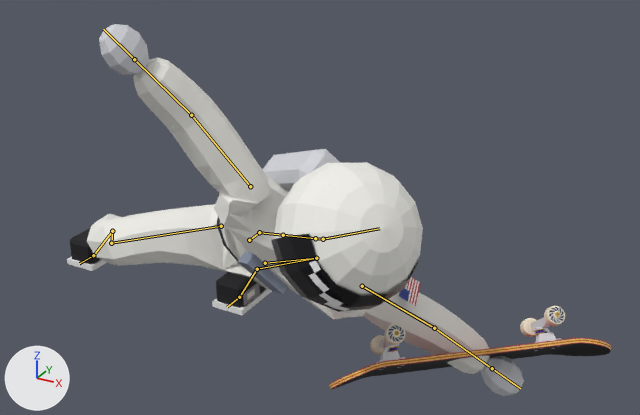
What one commit did to the Blender file art/lou-gnar.blend.
Both versions are drawn from a 50 mm camera at (1.84, -2.46, 1.86) aimed at (0.59, -0.19, 0.72). The lights are fixed; the arrows at lower left show +X, +Y and +Z. The picture after the commit comes second. Both versions are drawn at frame 5 of the action 'slam'; the numbers are the values there. The bones that bend it are drawn over the model as lines.

Objects in the first picture: 'Board', 'LouGnar'.
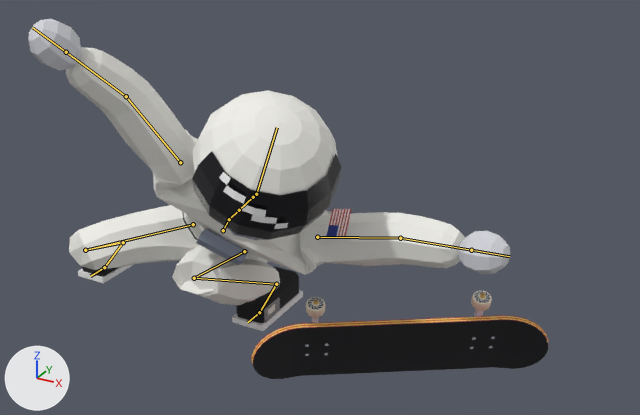
Changed parts and their boxes [x1, y1, x2, y2] in the pictures (640 x 415 px):
'LouGnar', posed (16% shorter)
    before: [67, 24, 524, 396]
    after: [28, 19, 510, 331]
'Board', posed (7% taller)
    before: [329, 306, 611, 389]
    after: [251, 290, 548, 379]
bone 'Hips', root to tip
    before: (249, 240) to (259, 232)
    after: (223, 230) to (229, 219)
bone 'Spine', root to tip
    before: (259, 232) to (283, 235)
    after: (229, 219) to (239, 210)
bone 'Head', root to tip
    before: (323, 239) to (379, 228)
    after: (256, 194) to (277, 127)
bone 'LeftArm', root to tip
    before: (362, 286) to (434, 328)
    after: (317, 237) to (400, 238)
bone 'LeftForeArm', root to tip
    before: (434, 328) to (492, 368)
    after: (400, 238) to (471, 250)
bone 'RightArm', root to tip
    before: (250, 186) to (191, 115)
    after: (180, 162) to (126, 96)
bone 'RightForeArm', root to tip
    before: (191, 115) to (134, 59)
    after: (126, 96) to (66, 52)
bone 'LeftUpLeg', root to tip
    before: (265, 263) to (316, 258)
    after: (244, 251) to (194, 278)
bone 'LeftLeg', root to tip
    before: (316, 258) to (257, 269)
    after: (194, 278) to (276, 284)
bone 'LeftFoot', root to tip
    before: (257, 269) to (239, 297)
    after: (276, 284) to (259, 312)
bone 'RightUpLeg', root to tip
    before: (221, 226) to (111, 243)
    after: (193, 224) to (85, 250)
bone 'RightLeg', root to tip
    before: (111, 243) to (112, 231)
    after: (85, 250) to (123, 242)
bone 'RightFoot', root to tip
    before: (112, 231) to (93, 255)
    after: (123, 242) to (104, 267)

What the commit changed:
Bone 'Hips' (bone_hips) moves from (0.187, -0.466, 0.0) to (0.069, -0.456, 0.0).
Bone 'Hips' (bone_hips) turns from (0, 20, -48) to (0, 20, -30) degrees about its own x, y and z.
Bone 'Spine' (bone_spine) turns from (37, 1, -2) to (41, 1, -2) degrees about its own x, y and z.
Bone 'Head' (bone_head) turns from (-7, 29, 0) to (-21, 29, 0) degrees about its own x, y and z.
Bone 'LeftArm' (bone_leftarm) turns from (13, -46, -108) to (17, -16, -138) degrees about its own x, y and z.
Bone 'LeftForeArm' (bone_leftforearm) turns from (-8, 0, 0) to (-10, 0, 0) degrees about its own x, y and z.
Bone 'RightArm' (bone_rightarm) turns from (9, 42, 104) to (12, 15, 129) degrees about its own x, y and z.
Bone 'RightForeArm' (bone_rightforearm) turns from (-11, 0, 0) to (-15, 0, 0) degrees about its own x, y and z.
Bone 'LeftUpLeg' (bone_leftupleg) turns from (-51, -52, -133) to (-113, 6, -38) degrees about its own x, y and z.
Bone 'LeftLeg' (bone_leftleg) turns from (-7, -53, -179) to (164, 4, 20) degrees about its own x, y and z.
Bone 'LeftFoot' (bone_leftfoot) turns from (-43, 41, -45) to (-65, -10, 16) degrees about its own x, y and z.
Bone 'RightUpLeg' (bone_rightupleg) turns from (-36, 45, 17) to (-52, 46, 19) degrees about its own x, y and z.
Bone 'RightLeg' (bone_rightleg) turns from (100, -18, -47) to (124, 3, -46) degrees about its own x, y and z.
Bone 'RightFoot' (bone_rightfoot) turns from (-66, 25, -40) to (-67, 12, -21) degrees about its own x, y and z.
Bone 'Board' (bone_board) moves from (0.059, 1.08, 0.12) to (0.19, 0.883, 0.175).
Bone 'Board' (bone_board) turns from (0, 139, 41) to (0, 109, 33) degrees about its own x, y and z.
